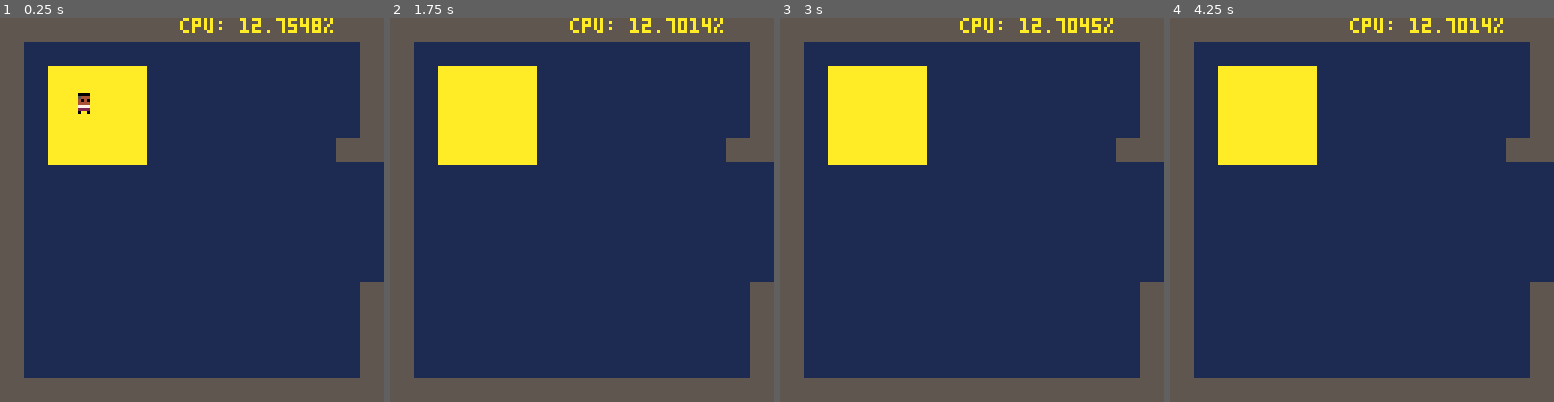
Above: before the commit, frames 1-4 (left to right).
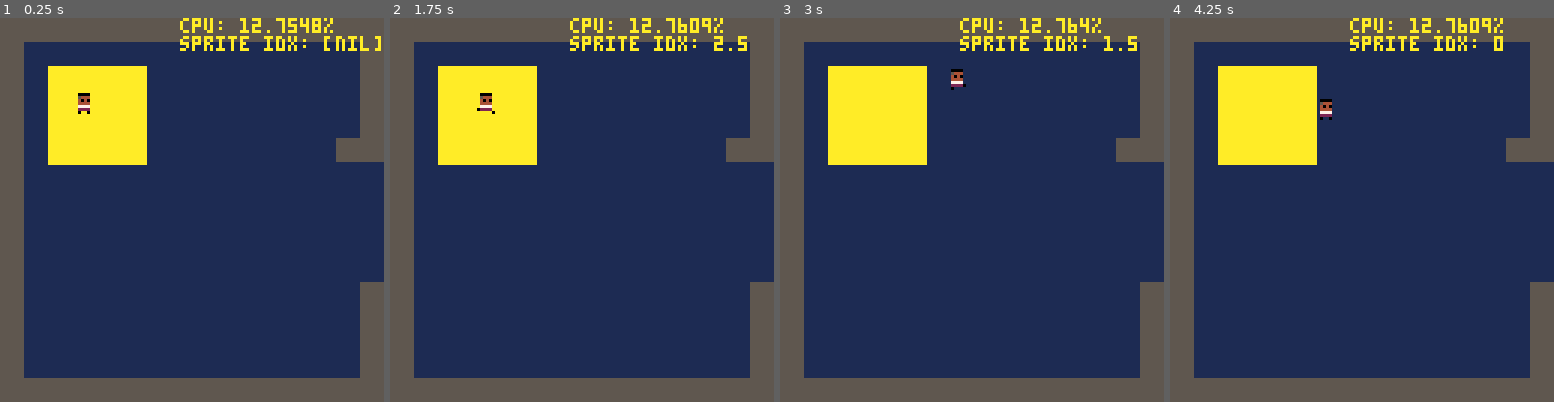
Above: after the commit, the same moments.

Repository: frojo/pico8
Game: PICO-8 cartridge carts/adventure.p8
The game is run twice, just before and just after one commit, with the same random seed, the same clock (stepped at 60 frames per second) and the same inputs.
Inputs:
- Up to frame 1 (0.25 s): no input
- Up to frame 2 (1.75 s): tap X (X key) at 0.33, 1.07 s; tap O (Z key) at 0.7, 1.7 s; hold Right from 1.6 s (still down)
- Up to frame 3 (3 s): tap X (X key) at 1.85, 2.97 s; release Right at 2.1 s; tap O (Z key) at 2.1, 2.5, 2.9 s; hold Up 2.15-2.42 s; hold Right from 2.47 s (still down)
- Up to frame 4 (4.25 s): release Right at 3.03 s; hold Left 3.08-3.58 s; tap O (Z key) at 3.3, 3.7, 4.1 s; hold Down 3.63-3.97 s; hold Right from 4.02 s (still down); tap X (X key) at 4.08 s

The runs differ from the first frame. In frame 1, 0.8% of the frame differs, in the area x 46-100%, y 4-9%; in frame 2, 0.9%; in frame 3, 0.9%, in the area x 44-93%, y 0-19%; in frame 4, 0.9%.

Commit message:
a walk animation lol

Diff:
--- a/carts/adventure.p8
+++ b/carts/adventure.p8
@@ -65,6 +65,7 @@
 
 	if debug then
 		print("               cpu: "..tostr(stat(1)*100).."%")
+		print("               sprite idx: "..tostr(curr_sprite_idx))
 		-- print("               player state: "..tostr(players[1].state))
 		-- print("               player x: "..tostr(players[1].x))
 		-- print("               player y: "..tostr(players[1].y))
@@ -283,7 +284,11 @@
 			spr(33, player.x, player.y)
 		end
 	else
-
+		local frames_per_sprite = 2
+		local sprite_indices = {35, 36, 37, 38}
+		local num_sprites = #sprite_indices
+		curr_sprite_idx = (t % (frames_per_sprite * num_sprites)) / frames_per_sprite
+		spr(sprite_indices[flr(curr_sprite_idx)+1], player.x, player.y)
 	end
 	-- reset palette
 	palt()
@@ -368,14 +373,14 @@
 11111111555555550000000000000000000000000000000000000000000000000000000000000000000000000000000000000000000000000000000000000000
 11111111555555550000000000000000000000000000000000000000000000000000000000000000000000000000000000000000000000000000000000000000
 11111111555555550000000000000000000000000000000000000000000000000000000000000000000000000000000000000000000000000000000000000000
-cccccccccccccccc0000000000000000000000000000000000000000000000000000000000000000000000000000000000000000000000000000000000000000
-cc0000cccccccccc0000000000000000000000000000000000000000000000000000000000000000000000000000000000000000000000000000000000000000
-cc5444cccc0000cc0000000000000000000000000000000000000000000000000000000000000000000000000000000000000000000000000000000000000000
-cc4040cccc5444cc0000000000000000000000000000000000000000000000000000000000000000000000000000000000000000000000000000000000000000
-cc4444cccc4040cc0000000000000000000000000000000000000000000000000000000000000000000000000000000000000000000000000000000000000000
-cc7777cccc4444cc0000000000000000000000000000000000000000000000000000000000000000000000000000000000000000000000000000000000000000
-cc2222cccc7777cc0000000000000000000000000000000000000000000000000000000000000000000000000000000000000000000000000000000000000000
-cc0cc0cccc0cc0cc0000000000000000000000000000000000000000000000000000000000000000000000000000000000000000000000000000000000000000
+cccccccccccccccccccccccccccccccccccccccccccccccccccccccccccccccccccccccccccccccccccccccccccccccccccccccccccccccc0000000000000000
+cc0000cccccccccccc0000cccc0000cccc0000cccc0000cccc0000cccc0000cccc0000cccc0000cccc0000cccc0000cccc0000cccc0000cc0000000000000000
+cc5444cccc0000cccc5444cccc5444cccc5444cccc5444cccc5444cccc5444cccc5444cccc5444cccc5444cccc5444cccc5444cccc5444cc0000000000000000
+cc4040cccc5444cccc4040cccc4040cccc4040cccc4040cccc4040cccc4040cccc4040cccc4040cccc4040cccc4040cccc4040cccc4040cc0000000000000000
+cc4444cccc4040cccc4444cccc4444cccc4444cccc4444cccc4444cccc4444cccc4444cccc4444cccc4444cccc4444cccc4444cccc4444cc0000000000000000
+cc7777cccc4444cccc7777cccc7777cccc7777cccc7777cccc7777cccc7777cccc7777cccc7777cccc7777cccc7777cccc7777cccc7777cc0000000000000000
+cc2222cccc7777cccc2222cccc2222cccc22220cc02222ccc02222cccc2222cccc2222cccc22220cc02222ccc02222cccc2222cccc2222cc0000000000000000
+cc0cc0cccc0cc0cccc0cc0cccc0cc0cccc0ccccccccccc0cccccc0ccc0ccc0cccc0cc0cccc0ccccccccccc0cccccc0ccc0ccc0cccc0cc0cc0000000000000000
 555555cc000000000000000000000000000000000000000000000000000000000000000000000000000000000000000000000000000000000000000000000000
 55555555000000000000000000000000000000000000000000000000000000000000000000000000000000000000000000000000000000000000000000000000
 55444455000000000000000000000000000000000000000000000000000000000000000000000000000000000000000000000000000000000000000000000000
